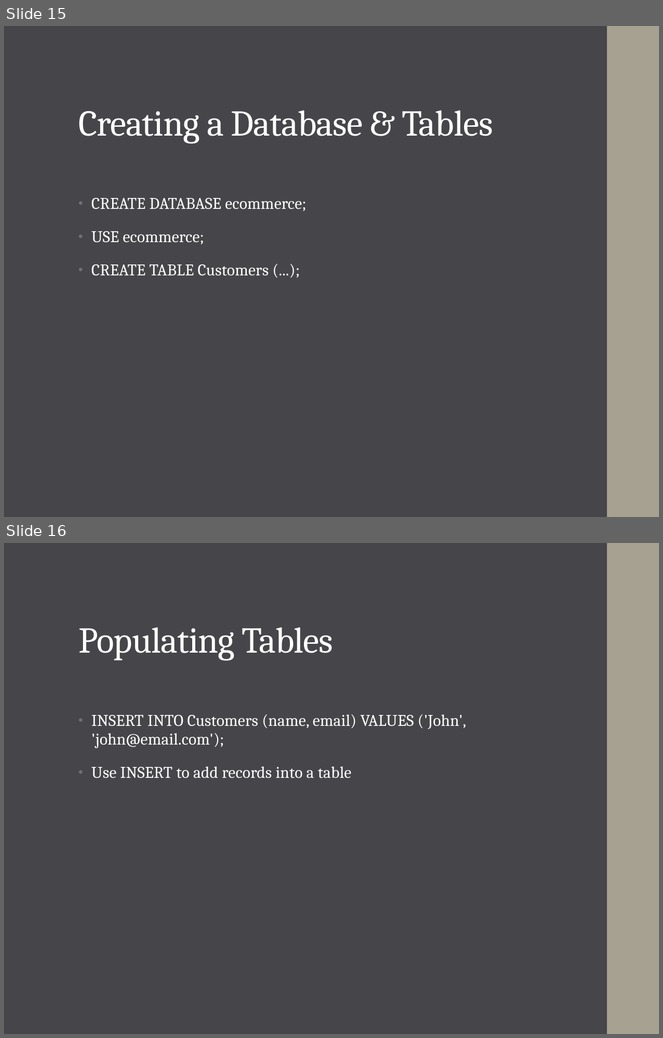
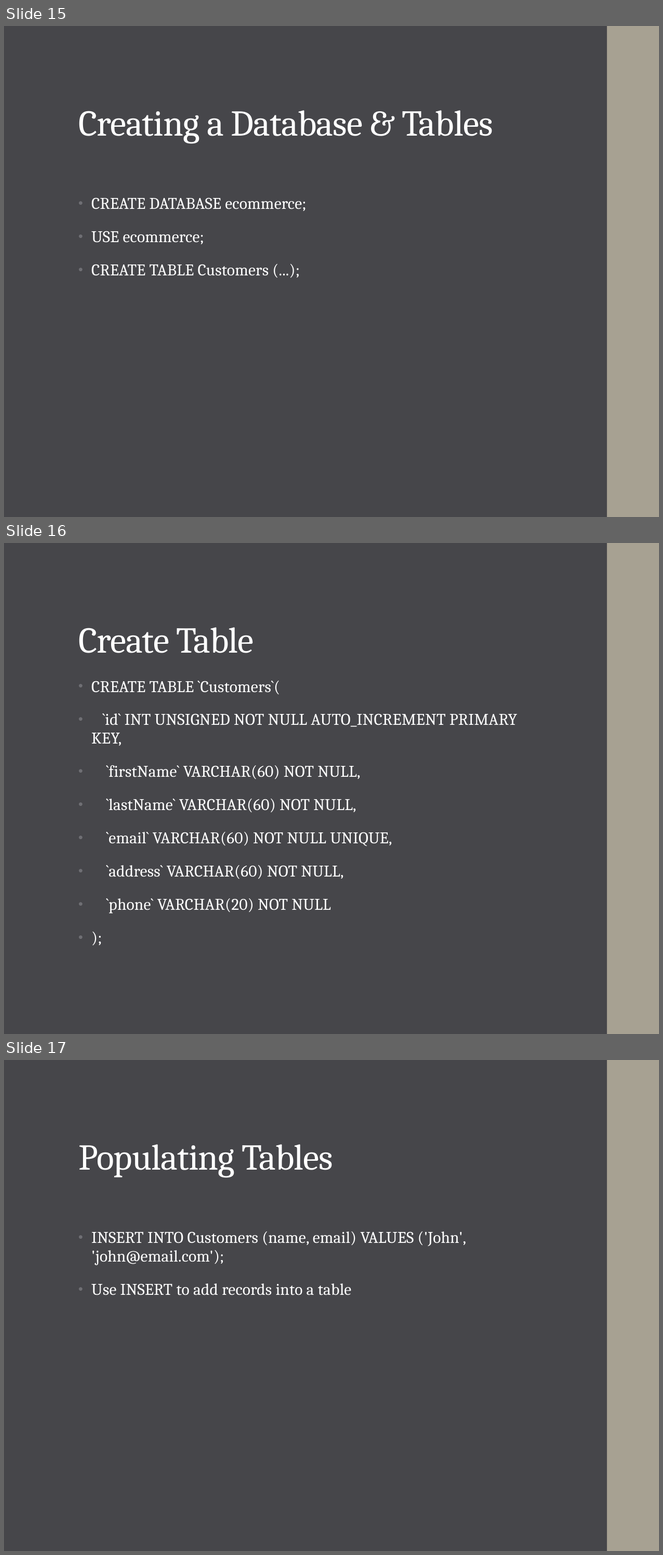
Before and after one commit to horialex/mysql-project-ecommerce, a slide deck: presentation/MySQL_Ecommerce_Presentation_Advanced.pptx. Shown one above the other, each under a label of ours: slides 15 and 16 before the commit, slides 15, 16 and 17 after it. The pictures are 663x1038 and 663x1555 pixels, drawn with LibreOffice and Linux fonts; fonts in the diff are those of the drawing. Boxes give left, top, right and bottom in pixels: in the first picture for what was removed or moved away, otherwise in the second. Text is boxed around its words. In the diff, an @@ line names an element or a change of style, - is before the commit and + after.

```diff
--- a/presentation/MySQL_Ecommerce_Presentation_Advanced.pptx
+++ b/presentation/MySQL_Ecommerce_Presentation_Advanced.pptx
@@ slide 16 added at [4,543,659,1034], background #46464A; not listed: 1 template element that a slide beside it also shows @@
@@ title added at [78,627,254,653], 40 pt, text #FFFFFF @@
+Create Table
@@ text added at [91,681,517,914], 18 pt, text #FFFFFF @@
+• CREATE TABLE `Customers`(
+• `id` INT UNSIGNED NOT NULL AUTO_INCREMENT PRIMARY KEY,
+• `firstName` VARCHAR(60) NOT NULL,
+• `lastName` VARCHAR(60) NOT NULL,
+• `email` VARCHAR(60) NOT NULL UNIQUE,
+• `address` VARCHAR(60) NOT NULL,
+• `phone` VARCHAR(20) NOT NULL
+• );
@@ what was slide 16 is now slide 17 @@
```
Also in this commit, not shown: 4 other files.
